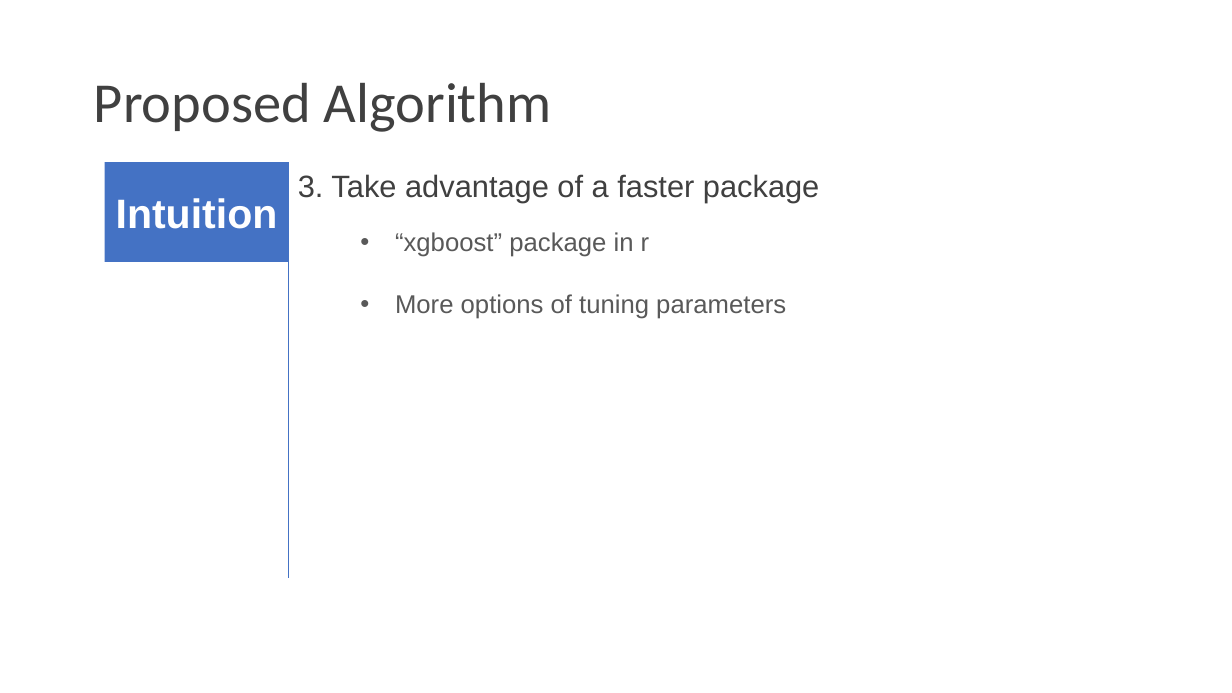
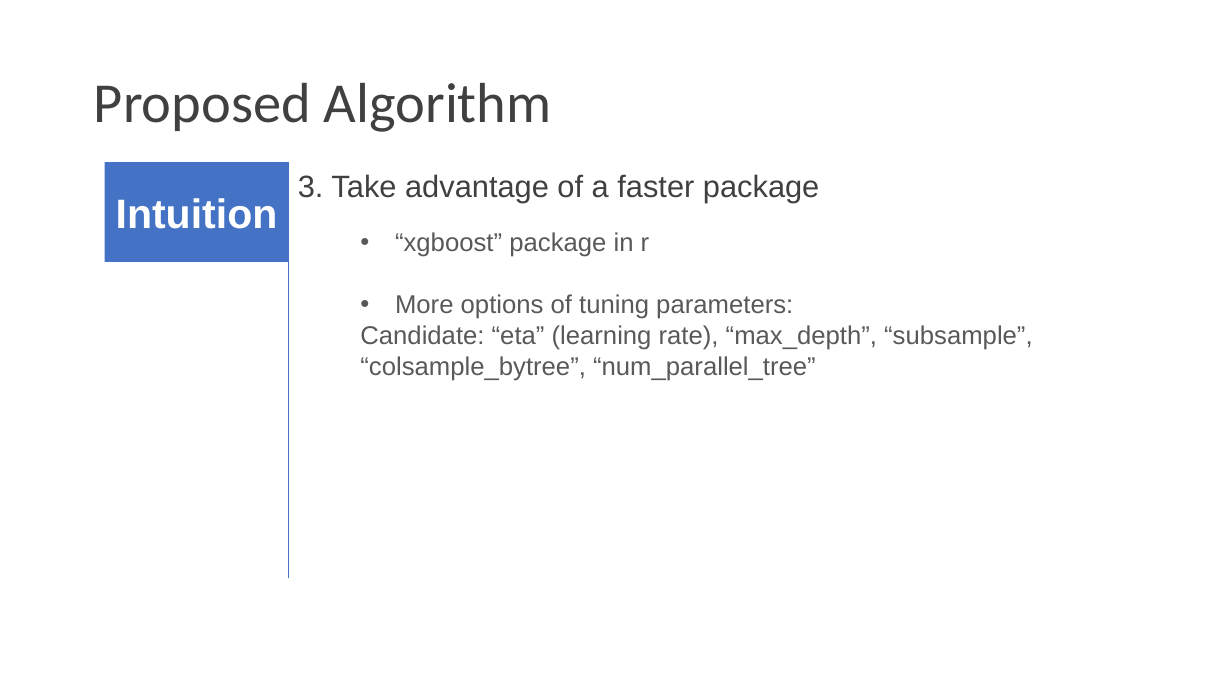
Before and after one commit to TZstatsADS/Fall2018-Proj3-Sec2-grp9, a slide deck: slide 5 of doc/Group9Pre.pptx. Drawn at 1232x693 pixels with LibreOffice and Linux fonts; fonts in the diff are those of the drawing. Boxes give left, top, right and bottom in pixels: in the first picture for what was removed or moved away, otherwise in the second. Text is boxed around its words. In the diff, an @@ line names an element or a change of style, - is before the commit and + after.

```diff
--- a/doc/Group9Pre.pptx
+++ b/doc/Group9Pre.pptx
@@ text at (360, 294, 1032, 381): text changed @@
-• More options of tuning parameters
+• More options of tuning parameters:
+Candidate: “eta” (learning rate), “max_depth”, “subsample”, “colsample_bytree”, “num_parallel_tree”
```
Also in this commit, not shown: 3 other slides changed, 1 slide removed.
